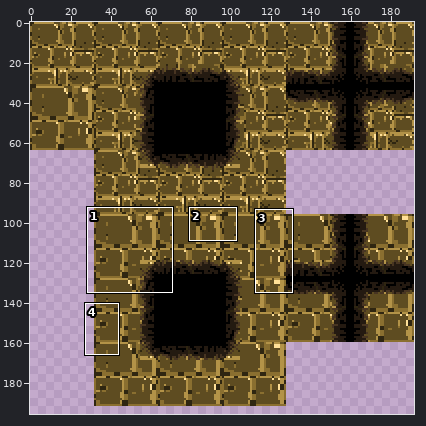
Two versions of one pixel-art file, 2DJumper/Assets/Art/StoneTile.aseprite. The picture above shows the old version from afar; the outline marks the close-up.
Close-up. Before:
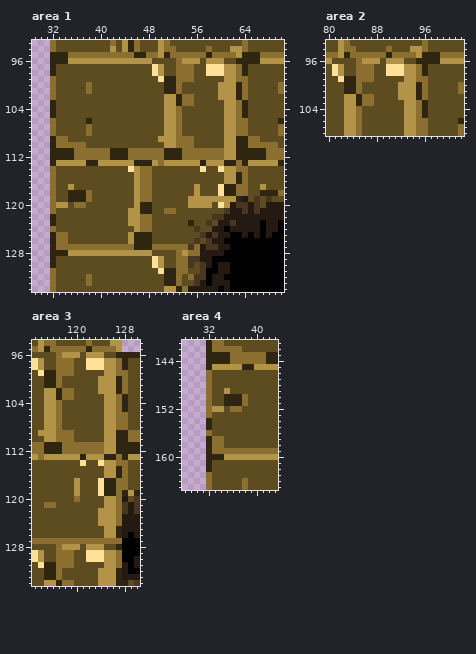
192x212 pixels, 1 frame. Shown: area 1: x 29..70, y 93..134; area 2: x 80..102, y 93..108; area 3: x 113..130, y 94..134; area 4: x 28..43, y 141..165. The wide view leaves out empty margins. The commit also changed other parts of the picture, which this record leaves out.
Now the later version:
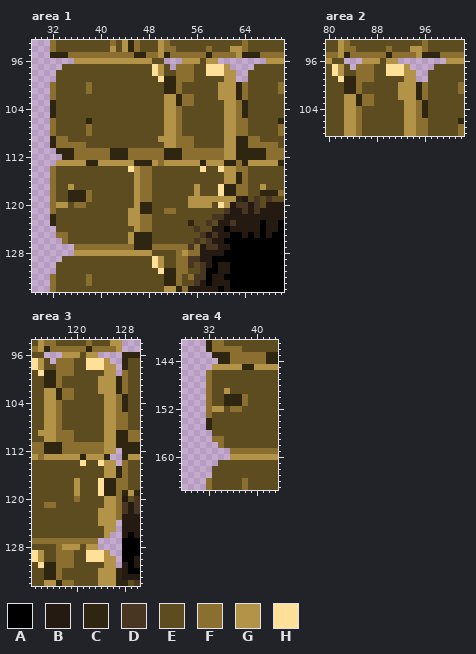
Palette (. is transparent): A #000000  B #241a11  C #2f2611  D #483522  E #5e4c21  F #8a6f30  G #b39348  H #ffe098
Diff:
{"where": "area 1"}
{"y":96,"x":32,"old":"CCCG","new":"...."}
{"y":96,"x":51,"old":"EEF","new":"..."}
{"y":96,"x":60,"old":"GEECCCCG","new":"........"}
{"y":97,"x":32,"old":"CE","new":".."}
{"y":97,"x":52,"old":"E","new":"."}
{"y":97,"x":62,"old":"GFCE","new":"...."}
{"y":98,"x":32,"old":"C","new":"."}
{"y":98,"x":63,"old":"FC","new":".."}
{"y":99,"x":32,"old":"F","new":"."}
{"y":99,"x":63,"old":"FF","new":".."}
{"y":111,"x":32,"old":"C","new":"."}
{"y":112,"x":32,"old":"CC","new":".."}
{"y":113,"x":32,"old":"C","new":"."}
{"y":124,"x":32,"old":"F","new":"."}
{"y":125,"x":32,"old":"C","new":"."}
{"y":126,"x":32,"old":"CF","new":".."}
{"y":127,"x":32,"old":"CFFF","new":"...."}
{"y":128,"x":32,"old":"CCCG","new":"...."}
{"y":129,"x":32,"old":"CE","new":".."}
{"y":130,"x":32,"old":"C","new":"."}
{"y":131,"x":32,"old":"F","new":"."}
{"where": "area 2"}
{"y":96,"x":83,"old":"EEF","new":"..."}
{"y":96,"x":92,"old":"GEECCCCG","new":"........"}
{"y":97,"x":84,"old":"E","new":"."}
{"y":97,"x":94,"old":"GFCE","new":"...."}
{"y":98,"x":95,"old":"FC","new":".."}
{"y":99,"x":95,"old":"FF","new":".."}
{"where": "area 3"}
{"y":96,"x":115,"old":"EEF","new":"..."}
{"y":96,"x":124,"old":"GEEC","new":"...."}
{"y":97,"x":116,"old":"E","new":"."}
{"y":97,"x":126,"old":"GF","new":".."}
{"y":98,"x":127,"old":"F","new":"."}
{"y":99,"x":127,"old":"F","new":"."}
{"y":112,"x":127,"old":"C","new":"."}
{"y":113,"x":126,"old":"CF","new":".."}
{"y":114,"x":127,"old":"F","new":"."}
{"y":124,"x":127,"old":"F","new":"."}
{"y":125,"x":127,"old":"C","new":"."}
{"y":126,"x":126,"old":"GC","new":".."}
{"y":127,"x":124,"old":"FFFF","new":"...."}
{"y":128,"x":124,"old":"GEEC","new":"...."}
{"y":129,"x":126,"old":"GF","new":".."}
{"y":130,"x":127,"old":"F","new":"."}
{"y":131,"x":127,"old":"F","new":"."}
{"where": "area 4"}
{"y":143,"x":32,"old":"C","new":"."}
{"y":144,"x":32,"old":"CC","new":".."}
{"y":145,"x":32,"old":"C","new":"."}
{"y":156,"x":32,"old":"F","new":"."}
{"y":157,"x":32,"old":"C","new":"."}
{"y":158,"x":32,"old":"CF","new":".."}
{"y":159,"x":32,"old":"CFFF","new":"...."}
{"y":160,"x":32,"old":"CCCG","new":"...."}
{"y":161,"x":32,"old":"CE","new":".."}
{"y":162,"x":32,"old":"C","new":"."}
{"y":163,"x":32,"old":"F","new":"."}
